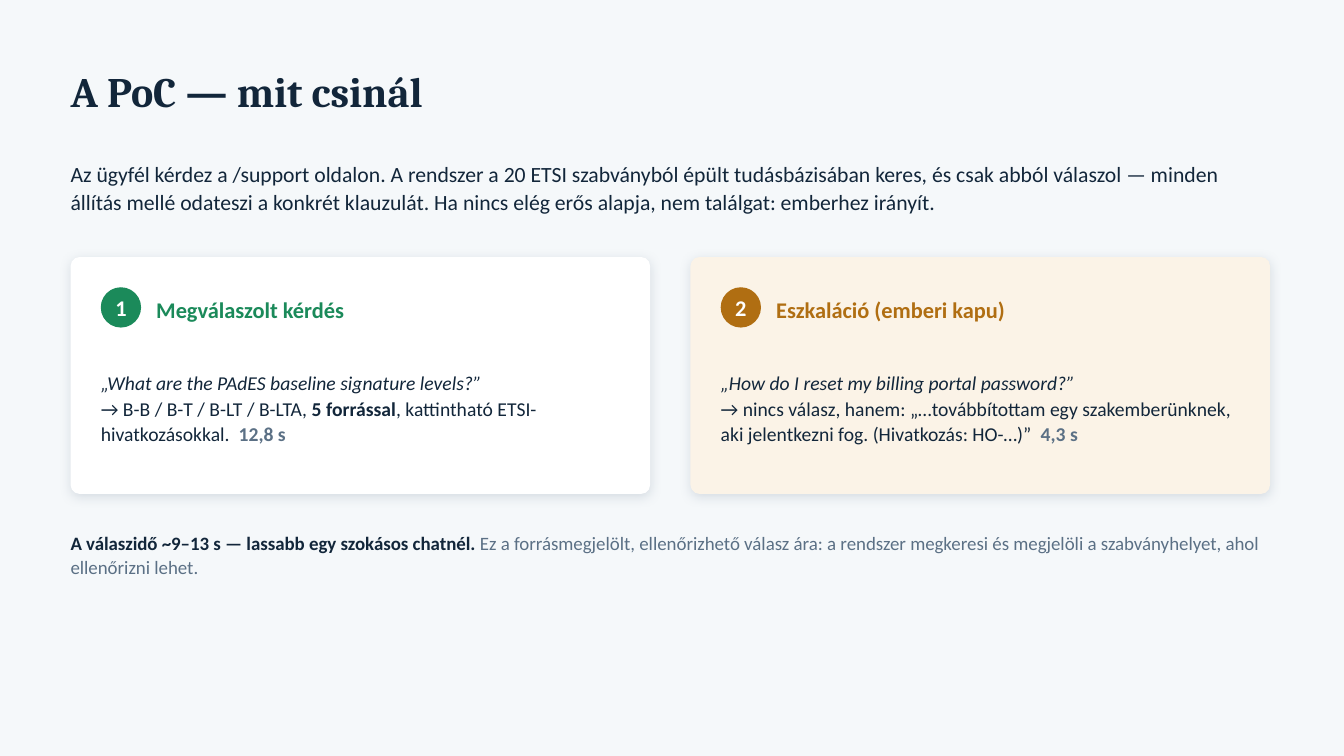
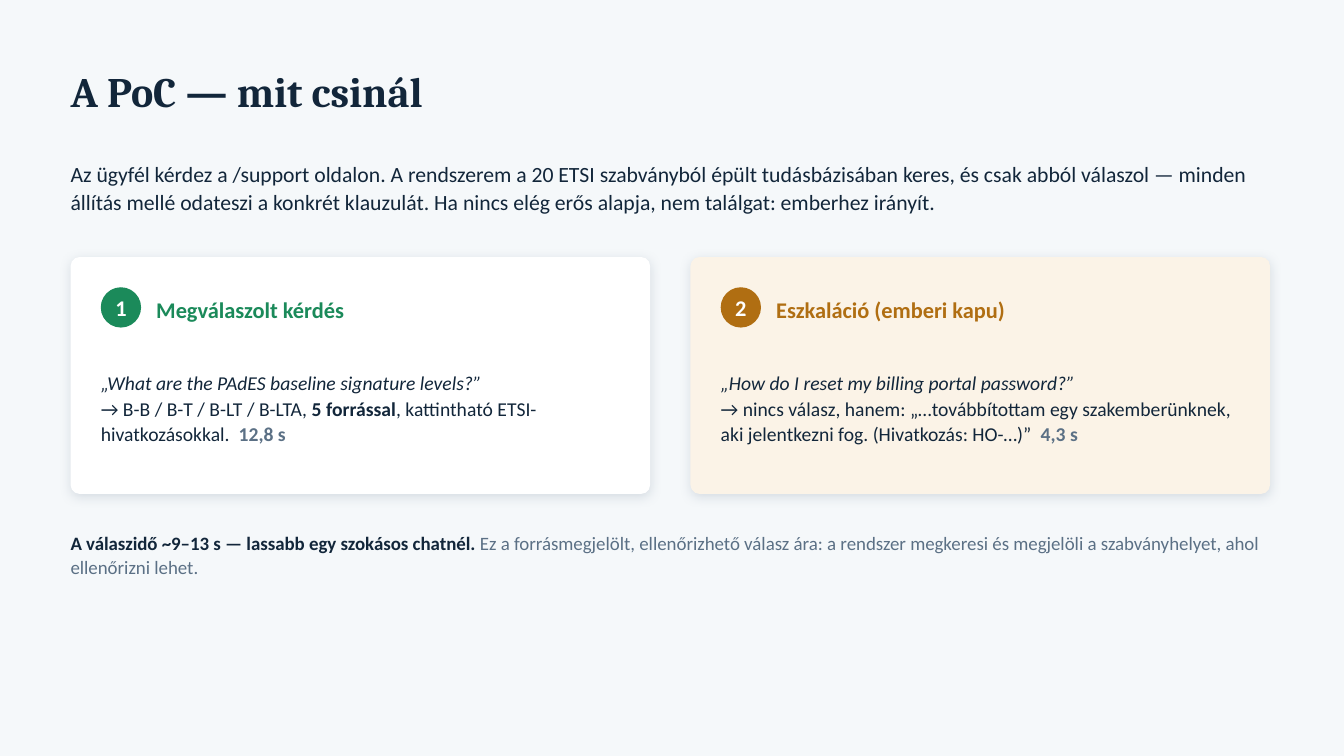
Before and after one commit to vighsandor/hazifeladatok, a slide deck: slide 3 of docs/zaroprojekt-prezentacio.pptx. Drawn at 1344x756 pixels with LibreOffice and Linux fonts; fonts in the diff are those of the drawing. Boxes give left, top, right and bottom in pixels: in the first picture for what was removed or moved away, otherwise in the second. Text is boxed around its words. In the diff, an @@ line names an element or a change of style, - is before the commit and + after.

```diff
--- a/docs/zaroprojekt-prezentacio.pptx
+++ b/docs/zaroprojekt-prezentacio.pptx
@@ text at (x1=71, y1=167, x2=1246, y2=214): text changed @@
-Az ügyfél kérdez a /support oldalon. A rendszer a 20 ETSI szabványból épült tudásbázisában keres, és csak abból válaszol — minden állítás mellé odateszi a konkrét klauzulát. Ha nincs elég erős alapja, nem találgat: emberhez irányít.
+Az ügyfél kérdez a /support oldalon. A rendszerem a 20 ETSI szabványból épült tudásbázisában keres, és csak abból válaszol — minden állítás mellé odateszi a konkrét klauzulát. Ha nincs elég erős alapja, nem találgat: emberhez irányít.
```
Also in this commit, not shown: 6 other slides changed, 7 other files.
